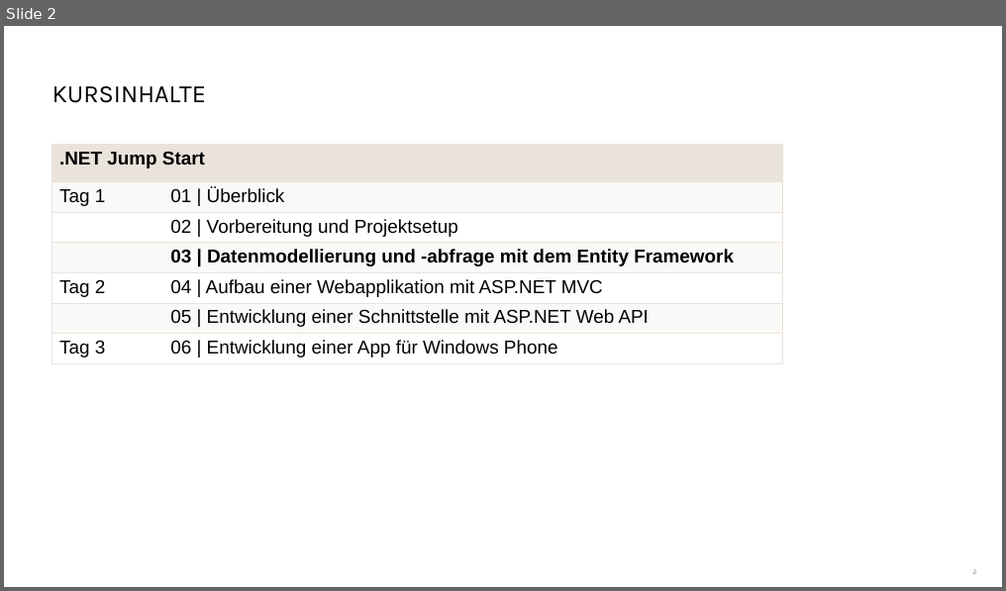
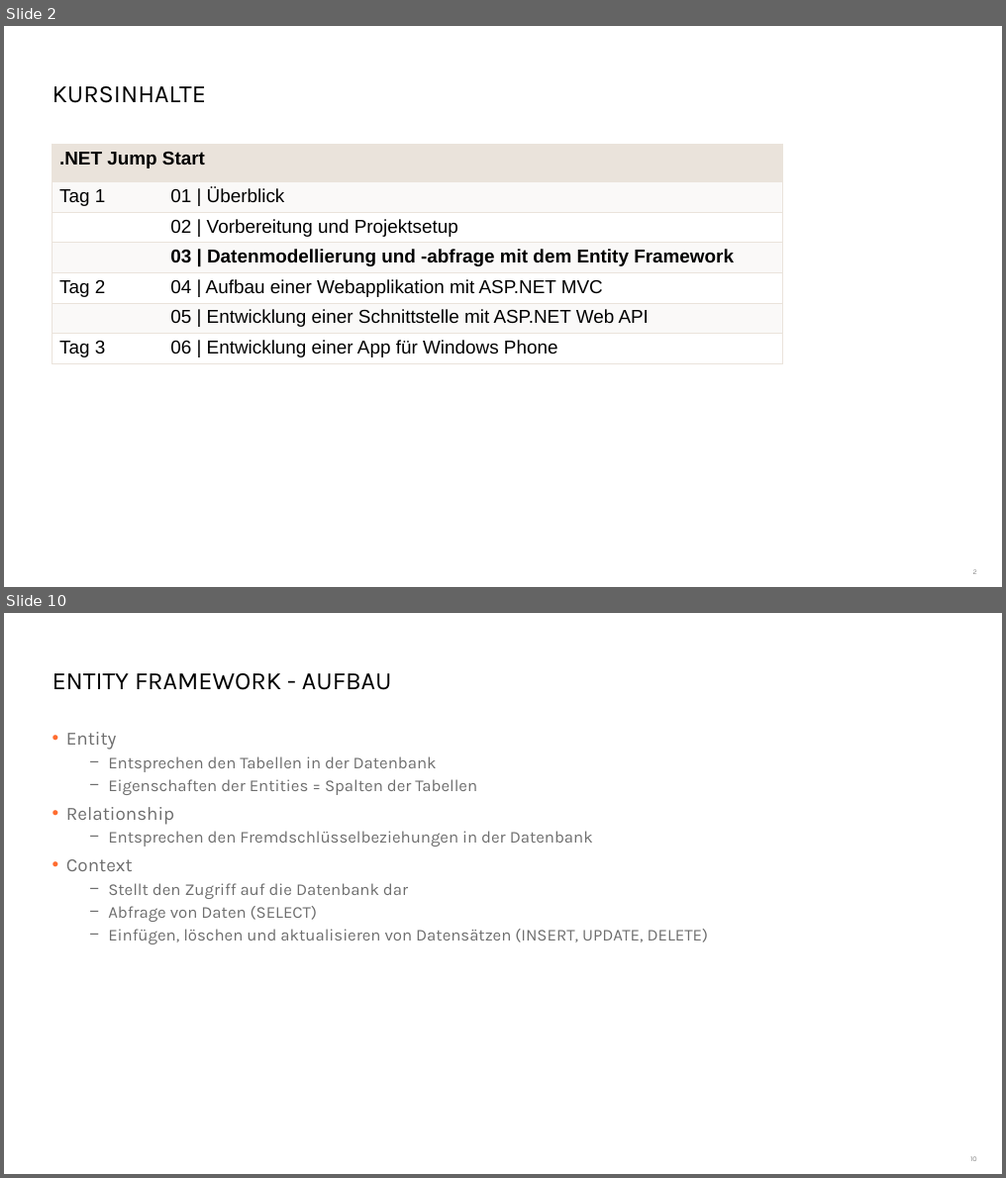
Before and after one commit to danielbeckmann/DotNETJumpStart, a slide deck: 03. Datenmodellierung und -abfrage mit dem Entity Framework/03. Datenmodellierung und -abfrage mit dem Entity Framework.pptx. Shown one above the other, each under a label of ours: slide 2 before the commit, slides 2 and 10 after it; the slides between them are not shown. The pictures are 1006x591 and 1006x1178 pixels, drawn with LibreOffice and Linux fonts; fonts in the diff are those of the drawing; background and template pictures are left out. Boxes give left, top, right and bottom in pixels: in the first picture for what was removed or moved away, otherwise in the second. Text is boxed around its words. In the diff, an @@ line names an element or a change of style, - is before the commit and + after.

```diff
--- a/03. Datenmodellierung und -abfrage mit dem Entity Framework/03. Datenmodellierung und -abfrage mit dem Entity Framework.pptx
+++ b/03. Datenmodellierung und -abfrage mit dem Entity Framework/03. Datenmodellierung und -abfrage mit dem Entity Framework.pptx
@@ slide 10 added at <box>4,613,1002,1174</box>, background #FFFFFF @@
@@ title added at <box>53,673,392,690</box>, 24 pt, text #000000 @@
+ENTITY FRAMEWORK - AUFBAU
@@ text added at <box>66,732,708,945</box>, 16 pt, text #6E6E6E @@
+• Entity
+  − Entsprechen den Tabellen in der Datenbank
+  − Eigenschaften der Entities = Spalten der Tabellen
+• Relationship
+  − Entsprechen den Fremdschlüsselbeziehungen in der Datenbank
+• Context
+  − Stellt den Zugriff auf die Datenbank dar
+  − Abfrage von Daten (SELECT)
+  − Einfügen, löschen und aktualisieren von Datensätzen (INSERT, UPDATE, DELETE)
@@ page number added at <box>970,1157,977,1161</box>, 7 pt, text #8C8C8C @@
+10
```
Also in this commit, not shown: 1 slide changed, 31 other slides added, 1 slide removed, 5 other files.
